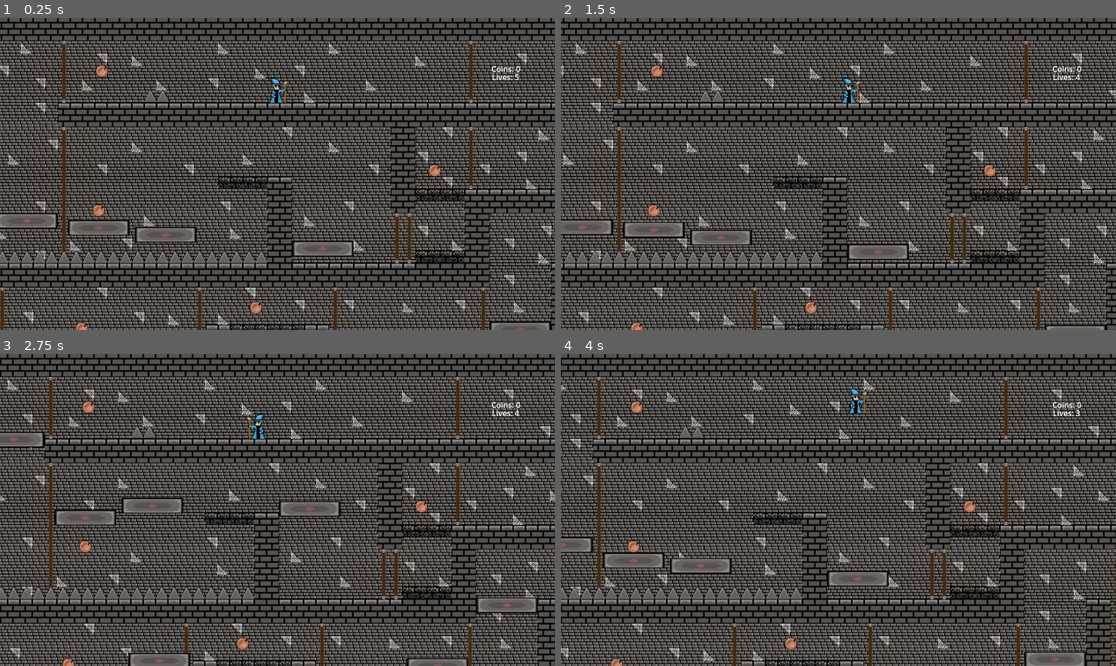
Above: before the commit, frames 1-4 (two rows, left to right).
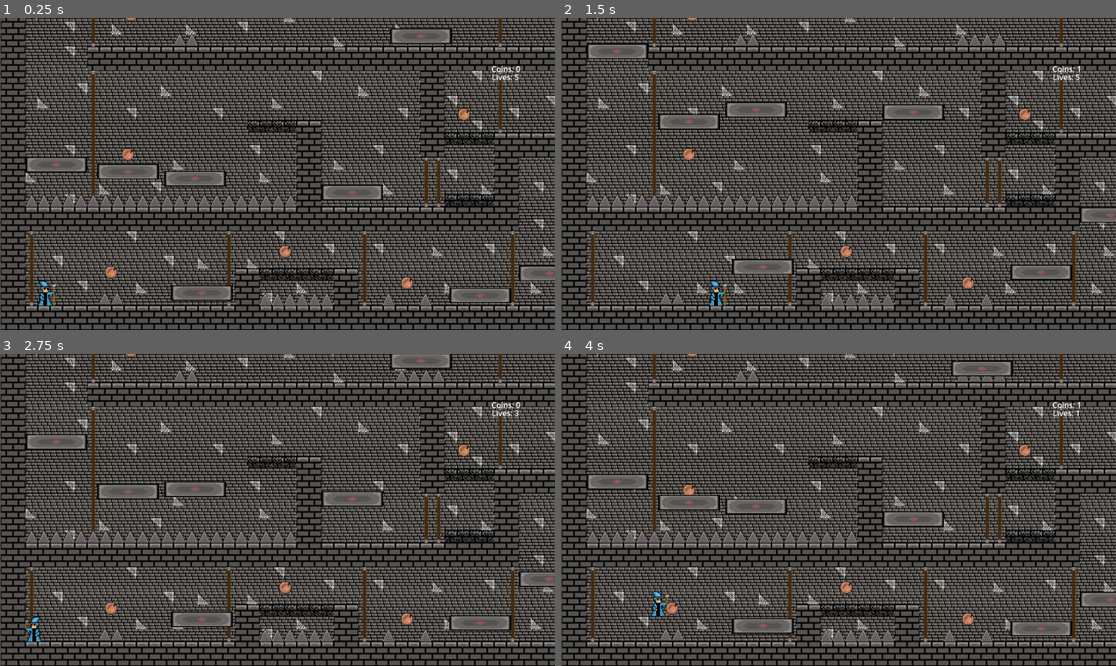
Above: after the commit, the same moments.

Repository: Caleb-Simpson/12DT2-PlatformerGame
Game: Godot game, scene res://Scenes/level.tscn
Same seed, same stepped clock (60 frames per second), same inputs: the game is played once before the commit and once after it.
Inputs:
- Up to frame 1 (0.25 s): no input
- Up to frame 2 (1.5 s): hold D (Right) from 0.53 s (still down); tap Space (Jump) at 0.77 s
- Up to frame 3 (2.75 s): tap Space (Jump) at 1.52 s; release D (Right) at 2.03 s; hold A (Left) from 2.03 s (still down)
- Up to frame 4 (4 s): release A (Left) at 2.78 s; hold D (Right) from 2.78 s (still down); tap Space (Jump) at 3.02, 3.77 s

The runs differ from the first frame. In frame 1, 66% of the frame differs, in the area x 0-100%, y 0-100%; in frame 2, 66%; in frame 3, 66%; in frame 4, 66%.

Commit message:
Final commit

Diff:
--- a/PlatformerGame/Scenes/level.tscn
+++ b/PlatformerGame/Scenes/level.tscn
@@ -83,7 +83,7 @@
 
 [sub_resource type="Curve2D" id="Curve2D_5pf1q"]
 _data = {
-"points": PackedVector2Array(0, 0, 0, 0, 0, 0, 0, 0, 0, 0, -2, 372)
+"points": PackedVector2Array(0, 0, 0, 0, 0, 0, 0, 0, 0, 0, -0.000244141, 354.376)
 }
 point_count = 2
 
@@ -121,7 +121,7 @@
 position = Vector2(5, 0)
 
 [node name="player" parent="." instance=ExtResource("1_skkbp")]
-position = Vector2(382, 265)
+position = Vector2(44, 605)
 speed = 150.0
 jump_velocity = -250.0
 
@@ -152,333 +152,321 @@
 offset_bottom = 119.0
 text = "Coins: "
 
-[node name="Door" parent="." instance=ExtResource("8_oj022")]
+[node name="door" parent="." instance=ExtResource("8_oj022")]
 position = Vector2(1117, 246)
 
-[node name="Spikes" type="Node2D" parent="."]
-
-[node name="Spike" parent="Spikes" instance=ExtResource("4_a5jpe")]
+[node name="spikes" type="Node2D" parent="."]
+
+[node name="Spike" parent="spikes" instance=ExtResource("4_a5jpe")]
 position = Vector2(120, 613)
 
-[node name="Spike1" parent="Spikes" instance=ExtResource("4_a5jpe")]
+[node name="Spike1" parent="spikes" instance=ExtResource("4_a5jpe")]
 position = Vector2(136, 613)
 
-[node name="Spike2" parent="Spikes" instance=ExtResource("4_a5jpe")]
+[node name="Spike2" parent="spikes" instance=ExtResource("4_a5jpe")]
 position = Vector2(328, 614)
 
-[node name="Spike3" parent="Spikes" instance=ExtResource("4_a5jpe")]
+[node name="Spike3" parent="spikes" instance=ExtResource("4_a5jpe")]
 position = Vector2(344, 614)
 
-[node name="Spike4" parent="Spikes" instance=ExtResource("4_a5jpe")]
+[node name="Spike4" parent="spikes" instance=ExtResource("4_a5jpe")]
 position = Vector2(360, 614)
 
-[node name="Spike5" parent="Spikes" instance=ExtResource("4_a5jpe")]
+[node name="Spike5" parent="spikes" instance=ExtResource("4_a5jpe")]
 position = Vector2(376, 614)
 
-[node name="Spike6" parent="Spikes" instance=ExtResource("4_a5jpe")]
+[node name="Spike6" parent="spikes" instance=ExtResource("4_a5jpe")]
 position = Vector2(392, 614)
 
-[node name="Spike7" parent="Spikes" instance=ExtResource("4_a5jpe")]
+[node name="Spike7" parent="spikes" instance=ExtResource("4_a5jpe")]
 position = Vector2(408, 614)
 
-[node name="Spike8" parent="Spikes" instance=ExtResource("4_a5jpe")]
+[node name="Spike8" parent="spikes" instance=ExtResource("4_a5jpe")]
 position = Vector2(488, 614)
 
-[node name="Spike9" parent="Spikes" instance=ExtResource("4_a5jpe")]
+[node name="Spike9" parent="spikes" instance=ExtResource("4_a5jpe")]
 position = Vector2(536, 614)
 
-[node name="Spike10" parent="Spikes" instance=ExtResource("4_a5jpe")]
+[node name="Spike10" parent="spikes" instance=ExtResource("4_a5jpe")]
 position = Vector2(776, 613)
 
-[node name="Spike11" parent="Spikes" instance=ExtResource("4_a5jpe")]
+[node name="Spike11" parent="spikes" instance=ExtResource("4_a5jpe")]
 position = Vector2(792, 613)
 
-[node name="Spike12" parent="Spikes" instance=ExtResource("4_a5jpe")]
+[node name="Spike12" parent="spikes" instance=ExtResource("4_a5jpe")]
 position = Vector2(808, 613)
 
-[node name="Spike13" parent="Spikes" instance=ExtResource("4_a5jpe")]
+[node name="Spike13" parent="spikes" instance=ExtResource("4_a5jpe")]
 position = Vector2(824, 613)
 
-[node name="Spike14" parent="Spikes" instance=ExtResource("4_a5jpe")]
+[node name="Spike14" parent="spikes" instance=ExtResource("4_a5jpe")]
 position = Vector2(840, 613)
 
-[node name="Spike15" parent="Spikes" instance=ExtResource("4_a5jpe")]
+[node name="Spike15" parent="spikes" instance=ExtResource("4_a5jpe")]
 position = Vector2(856, 613)
 
-[node name="Spike16" parent="Spikes" instance=ExtResource("4_a5jpe")]
+[node name="Spike16" parent="spikes" instance=ExtResource("4_a5jpe")]
 position = Vector2(872, 613)
 
-[node name="Spike17" parent="Spikes" instance=ExtResource("4_a5jpe")]
+[node name="Spike17" parent="spikes" instance=ExtResource("4_a5jpe")]
 position = Vector2(888, 613)
 
-[node name="Spike18" parent="Spikes" instance=ExtResource("4_a5jpe")]
+[node name="Spike18" parent="spikes" instance=ExtResource("4_a5jpe")]
 position = Vector2(904, 613)
 
-[node name="Spike19" parent="Spikes" instance=ExtResource("4_a5jpe")]
+[node name="Spike19" parent="spikes" instance=ExtResource("4_a5jpe")]
 position = Vector2(920, 613)
 
-[node name="Spike20" parent="Spikes" instance=ExtResource("4_a5jpe")]
+[node name="Spike20" parent="spikes" instance=ExtResource("4_a5jpe")]
 position = Vector2(936, 613)
 
-[node name="Spike21" parent="Spikes" instance=ExtResource("4_a5jpe")]
+[node name="Spike21" parent="spikes" instance=ExtResource("4_a5jpe")]
 position = Vector2(952, 613)
 
-[node name="Spike22" parent="Spikes" instance=ExtResource("4_a5jpe")]
+[node name="Spike22" parent="spikes" instance=ExtResource("4_a5jpe")]
 position = Vector2(968, 613)
 
-[node name="Spike23" parent="Spikes" instance=ExtResource("4_a5jpe")]
+[node name="Spike23" parent="spikes" instance=ExtResource("4_a5jpe")]
 position = Vector2(984, 613)
 
-[node name="Spike24" parent="Spikes" instance=ExtResource("4_a5jpe")]
+[node name="Spike24" parent="spikes" instance=ExtResource("4_a5jpe")]
 position = Vector2(1000, 613)
 
-[node name="Spike25" parent="Spikes" instance=ExtResource("4_a5jpe")]
+[node name="Spike25" parent="spikes" instance=ExtResource("4_a5jpe")]
 position = Vector2(1016, 613)
 
-[node name="Spike26" parent="Spikes" instance=ExtResource("4_a5jpe")]
+[node name="Spike26" parent="spikes" instance=ExtResource("4_a5jpe")]
 position = Vector2(1032, 613)
 
-[node name="Spike27" parent="Spikes" instance=ExtResource("4_a5jpe")]
+[node name="Spike27" parent="spikes" instance=ExtResource("4_a5jpe")]
 position = Vector2(1048, 613)
 
-[node name="Spike28" parent="Spikes" instance=ExtResource("4_a5jpe")]
+[node name="Spike28" parent="spikes" instance=ExtResource("4_a5jpe")]
 position = Vector2(1064, 613)
 
-[node name="Spike29" parent="Spikes" instance=ExtResource("4_a5jpe")]
+[node name="Spike29" parent="spikes" instance=ExtResource("4_a5jpe")]
 position = Vector2(1080, 613)
 
-[node name="Spike30" parent="Spikes" instance=ExtResource("4_a5jpe")]
+[node name="Spike30" parent="spikes" instance=ExtResource("4_a5jpe")]
 position = Vector2(1096, 613)
 
-[node name="Spike31" parent="Spikes" instance=ExtResource("4_a5jpe")]
+[node name="Spike31" parent="spikes" instance=ExtResource("4_a5jpe")]
 position = Vector2(1112, 613)
 
-[node name="Spike32" parent="Spikes" instance=ExtResource("4_a5jpe")]
+[node name="Spike32" parent="spikes" instance=ExtResource("4_a5jpe")]
 position = Vector2(1128, 613)
 
-[node name="Spike33" parent="Spikes" instance=ExtResource("4_a5jpe")]
+[node name="Spike33" parent="spikes" instance=ExtResource("4_a5jpe")]
 position = Vector2(985, 389)
 
-[node name="Spike34" parent="Spikes" instance=ExtResource("4_a5jpe")]
+[node name="Spike34" parent="spikes" instance=ExtResource("4_a5jpe")]
 position = Vector2(969, 389)
 
-[node name="Spike35" parent="Spikes" instance=ExtResource("4_a5jpe")]
+[node name="Spike35" parent="spikes" instance=ExtResource("4_a5jpe")]
 position = Vector2(809, 389)
 
-[node name="Spike36" parent="Spikes" instance=ExtResource("4_a5jpe")]
+[node name="Spike36" parent="spikes" instance=ExtResource("4_a5jpe")]
 position = Vector2(793, 389)
 
-[node name="Spike37" parent="Spikes" instance=ExtResource("4_a5jpe")]
+[node name="Spike37" parent="spikes" instance=ExtResource("4_a5jpe")]
 position = Vector2(616, 485)
 
-[node name="Spike38" parent="Spikes" instance=ExtResource("4_a5jpe")]
+[node name="Spike38" parent="spikes" instance=ExtResource("4_a5jpe")]
 position = Vector2(600, 485)
 
-[node name="Spike39" parent="Spikes" instance=ExtResource("4_a5jpe")]
+[node name="Spike39" parent="spikes" instance=ExtResource("4_a5jpe")]
 position = Vector2(584, 485)
 
-[node name="Spike40" parent="Spikes" instance=ExtResource("4_a5jpe")]
+[node name="Spike40" parent="spikes" instance=ExtResource("4_a5jpe")]
 position = Vector2(569, 485)
 
-[node name="Spike41" parent="Spikes" instance=ExtResource("4_a5jpe")]
+[node name="Spike41" parent="spikes" instance=ExtResource("4_a5jpe")]
 position = Vector2(361, 486)
 
-[node name="Spike42" parent="Spikes" instance=ExtResource("4_a5jpe")]
+[node name="Spike42" parent="spikes" instance=ExtResource("4_a5jpe")]
 position = Vector2(345, 486)
 
-[node name="Spike43" parent="Spikes" instance=ExtResource("4_a5jpe")]
+[node name="Spike43" parent="spikes" instance=ExtResource("4_a5jpe")]
 position = Vector2(329, 486)
 
-[node name="Spike44" parent="Spikes" instance=ExtResource("4_a5jpe")]
+[node name="Spike44" parent="spikes" instance=ExtResource("4_a5jpe")]
 position = Vector2(313, 486)
 
-[node name="Spike45" parent="Spikes" instance=ExtResource("4_a5jpe")]
+[node name="Spike45" parent="spikes" instance=ExtResource("4_a5jpe")]
 position = Vector2(297, 486)
 
-[node name="Spike46" parent="Spikes" instance=ExtResource("4_a5jpe")]
+[node name="Spike46" parent="spikes" instance=ExtResource("4_a5jpe")]
 position = Vector2(281, 486)
 
-[node name="Spike47" parent="Spikes" instance=ExtResource("4_a5jpe")]
+[node name="Spike47" parent="spikes" instance=ExtResource("4_a5jpe")]
 position = Vector2(265, 486)
 
-[node name="Spike48" parent="Spikes" instance=ExtResource("4_a5jpe")]
+[node name="Spike48" parent="spikes" instance=ExtResource("4_a5jpe")]
 position = Vector2(249, 486)
 
-[node name="Spike49" parent="Spikes" instance=ExtResource("4_a5jpe")]
+[node name="Spike49" parent="spikes" instance=ExtResource("4_a5jpe")]
 position = Vector2(233, 486)
 
-[node name="Spike50" parent="Spikes" instance=ExtResource("4_a5jpe")]
+[node name="Spike50" parent="spikes" instance=ExtResource("4_a5jpe")]
 position = Vector2(217, 486)
 
-[node name="Spike51" parent="Spikes" instance=ExtResource("4_a5jpe")]
+[node name="Spike51" parent="spikes" instance=ExtResource("4_a5jpe")]
 position = Vector2(201, 486)
 
-[node name="Spike52" parent="Spikes" instance=ExtResource("4_a5jpe")]
+[node name="Spike52" parent="spikes" instance=ExtResource("4_a5jpe")]
 position = Vector2(185, 486)
 
-[node name="Spike53" parent="Spikes" instance=ExtResource("4_a5jpe")]
+[node name="Spike53" parent="spikes" instance=ExtResource("4_a5jpe")]
 position = Vector2(169, 486)
 
-[node name="Spike54" parent="Spikes" instance=ExtResource("4_a5jpe")]
+[node name="Spike54" parent="spikes" instance=ExtResource("4_a5jpe")]
 position = Vector2(153, 486)
 
-[node name="Spike55" parent="Spikes" instance=ExtResource("4_a5jpe")]
+[node name="Spike55" parent="spikes" instance=ExtResource("4_a5jpe")]
 position = Vector2(137, 486)
 
-[node name="Spike56" parent="Spikes" instance=ExtResource("4_a5jpe")]
+[node name="Spike56" parent="spikes" instance=ExtResource("4_a5jpe")]
 position = Vector2(121, 486)
 
-[node name="Spike57" parent="Spikes" instance=ExtResource("4_a5jpe")]
+[node name="Spike57" parent="spikes" instance=ExtResource("4_a5jpe")]
 position = Vector2(105, 486)
 
-[node name="Spike58" parent="Spikes" instance=ExtResource("4_a5jpe")]
+[node name="Spike58" parent="spikes" instance=ExtResource("4_a5jpe")]
 position = Vector2(89, 486)
 
-[node name="Spike59" parent="Spikes" instance=ExtResource("4_a5jpe")]
+[node name="Spike59" parent="spikes" instance=ExtResource("4_a5jpe")]
 position = Vector2(73, 486)
 
-[node name="Spike60" parent="Spikes" instance=ExtResource("4_a5jpe")]
+[node name="Spike60" parent="spikes" instance=ExtResource("4_a5jpe")]
 position = Vector2(57, 486)
 
-[node name="Spike61" parent="Spikes" instance=ExtResource("4_a5jpe")]
+[node name="Spike61" parent="spikes" instance=ExtResource("4_a5jpe")]
 position = Vector2(41, 486)
 
-[node name="Spike62" parent="Spikes" instance=ExtResource("4_a5jpe")]
+[node name="Spike62" parent="spikes" instance=ExtResource("4_a5jpe")]
 position = Vector2(25, 486)
 
-[node name="Spike63" parent="Spikes" instance=ExtResource("4_a5jpe")]
+[node name="Spike63" parent="spikes" instance=ExtResource("4_a5jpe")]
 position = Vector2(217, 277)
 
-[node name="Spike64" parent="Spikes" instance=ExtResource("4_a5jpe")]
+[node name="Spike64" parent="spikes" instance=ExtResource("4_a5jpe")]
 position = Vector2(233, 277)
 
-[node name="Spike65" parent="Spikes" instance=ExtResource("4_a5jpe")]
-visible = false
+[node name="Spike65" parent="spikes" instance=ExtResource("4_a5jpe")]
 position = Vector2(505, 277)
 
-[node name="Spike66" parent="Spikes" instance=ExtResource("4_a5jpe")]
-visible = false
+[node name="Spike66" parent="spikes" instance=ExtResource("4_a5jpe")]
 position = Vector2(521, 277)
 
-[node name="Spike67" parent="Spikes" instance=ExtResource("4_a5jpe")]
-visible = false
+[node name="Spike67" parent="spikes" instance=ExtResource("4_a5jpe")]
 position = Vector2(537, 277)
 
-[node name="Spike68" parent="Spikes" instance=ExtResource("4_a5jpe")]
-visible = false
+[node name="Spike68" parent="spikes" instance=ExtResource("4_a5jpe")]
 position = Vector2(553, 277)
 
-[node name="Spike69" parent="Spikes" instance=ExtResource("4_a5jpe")]
-visible = false
+[node name="Spike69" parent="spikes" instance=ExtResource("4_a5jpe")]
 position = Vector2(505, 214)
 rotation = -3.14159
 
-[node name="Spike70" parent="Spikes" instance=ExtResource("4_a5jpe")]
-visible = false
+[node name="Spike70" parent="spikes" instance=ExtResource("4_a5jpe")]
 position = Vector2(521, 214)
 rotation = -3.14159
 
-[node name="Spike71" parent="Spikes" instance=ExtResource("4_a5jpe")]
-visible = false
+[node name="Spike71" parent="spikes" instance=ExtResource("4_a5jpe")]
 position = Vector2(537, 214)
 rotation = 3.14159
 
-[node name="Spike72" parent="Spikes" instance=ExtResource("4_a5jpe")]
-visible = false
+[node name="Spike72" parent="spikes" instance=ExtResource("4_a5jpe")]
 position = Vector2(553, 214)
 rotation = 3.14159
 
-[node name="Spike73" parent="Spikes" instance=ExtResource("4_a5jpe")]
-visible = false
+[node name="Spike73" parent="spikes" instance=ExtResource("4_a5jpe")]
 position = Vector2(809, 277)
 
-[node name="Spike74" parent="Spikes" instance=ExtResource("4_a5jpe")]
-visible = false
+[node name="Spike74" parent="spikes" instance=ExtResource("4_a5jpe")]
 position = Vector2(825, 277)
 
-[node name="Coins" type="Node2D" parent="."]
-
-[node name="Coin" parent="Coins" instance=ExtResource("5_w3sxu")]
+[node name="coins" type="Node2D" parent="."]
+
+[node name="Coin" parent="coins" instance=ExtResource("5_w3sxu")]
 position = Vector2(128, 579)
 
-[node name="Coin2" parent="Coins" instance=ExtResource("5_w3sxu")]
+[node name="Coin2" parent="coins" instance=ExtResource("5_w3sxu")]
 position = Vector2(354, 552)
 
-[node name="Coin3" parent="Coins" instance=ExtResource("5_w3sxu")]
+[node name="Coin3" parent="coins" instance=ExtResource("5_w3sxu")]
 position = Vector2(512, 593)
 
-[node name="Coin4" parent="Coins" instance=ExtResource("5_w3sxu")]
+[node name="Coin4" parent="coins" instance=ExtResource("5_w3sxu")]
 position = Vector2(914, 531)
 
-[node name="Coin5" parent="Coins" instance=ExtResource("5_w3sxu")]
+[node name="Coin5" parent="coins" instance=ExtResource("5_w3sxu")]
 position = Vector2(1024, 367)
 
-[node name="Coin6" parent="Coins" instance=ExtResource("5_w3sxu")]
+[node name="Coin6" parent="coins" instance=ExtResource("5_w3sxu")]
 position = Vector2(586, 374)
 
-[node name="Coin7" parent="Coins" instance=ExtResource("5_w3sxu")]
+[node name="Coin7" parent="coins" instance=ExtResource("5_w3sxu")]
 position = Vector2(150, 426)
 
-[node name="Coin8" parent="Coins" instance=ExtResource("5_w3sxu")]
+[node name="Coin8" parent="coins" instance=ExtResource("5_w3sxu")]
 position = Vector2(154, 245)
 
-[node name="Coin9" parent="Coins" instance=ExtResource("5_w3sxu")]
-visible = false
+[node name="Coin9" parent="coins" instance=ExtResource("5_w3sxu")]
 position = Vector2(530, 238)
 
-[node name="Coin10" parent="Coins" instance=ExtResource("5_w3sxu")]
-visible = false
+[node name="Coin10" parent="coins" instance=ExtResource("5_w3sxu")]
 position = Vector2(973, 253)
 
-[node name="Disappearing_Platforms" type="Node2D" parent="."]
-
-[node name="Disappearing_Platform" parent="Disappearing_Platforms" instance=ExtResource("6_q8sw0")]
+[node name="disappearing_platforms" type="Node2D" parent="."]
+
+[node name="Disappearing_Platform" parent="disappearing_platforms" instance=ExtResource("6_q8sw0")]
 position = Vector2(337, 582)
 
-[node name="Disappearing_Platform2" parent="Disappearing_Platforms" instance=ExtResource("6_q8sw0")]
+[node name="Disappearing_Platform2" parent="disappearing_platforms" instance=ExtResource("6_q8sw0")]
 position = Vector2(369, 582)
 
-[node name="Disappearing_Platform3" parent="Disappearing_Platforms" instance=ExtResource("6_q8sw0")]
+[node name="Disappearing_Platform3" parent="disappearing_platforms" instance=ExtResource("6_q8sw0")]
 position = Vector2(401, 582)
 
-[node name="Disappearing_Platform4" parent="Disappearing_Platforms" instance=ExtResource("6_q8sw0")]
+[node name="Disappearing_Platform4" parent="disappearing_platforms" instance=ExtResource("6_q8sw0")]
 position = Vector2(914, 565)
 
-[node name="Disappearing_Platform5" parent="Disappearing_Platforms" instance=ExtResource("6_q8sw0")]
+[node name="Disappearing_Platform5" parent="disappearing_platforms" instance=ExtResource("6_q8sw0")]
 position = Vector2(609, 406)
 
-[node name="Disappearing_Platform6" parent="Disappearing_Platforms" instance=ExtResource("6_q8sw0")]
+[node name="Disappearing_Platform6" parent="disappearing_platforms" instance=ExtResource("6_q8sw0")]
 position = Vector2(577, 406)
 
-[node name="Disappearing_Platform7" parent="Disappearing_Platforms" instance=ExtResource("6_q8sw0")]
+[node name="Disappearing_Platform7" parent="disappearing_platforms" instance=ExtResource("6_q8sw0")]
 position = Vector2(609, 486)
 
-[node name="Disappearing_Platform8" parent="Disappearing_Platforms" instance=ExtResource("6_q8sw0")]
+[node name="Disappearing_Platform8" parent="disappearing_platforms" instance=ExtResource("6_q8sw0")]
 position = Vector2(577, 486)
 
-[node name="Disappearing_Platform9" parent="Disappearing_Platforms" instance=ExtResource("6_q8sw0")]
+[node name="Disappearing_Platform9" parent="disappearing_platforms" instance=ExtResource("6_q8sw0")]
 position = Vector2(353, 390)
 
-[node name="Disappearing_Platform10" parent="Disappearing_Platforms" instance=ExtResource("6_q8sw0")]
+[node name="Disappearing_Platform10" parent="disappearing_platforms" instance=ExtResource("6_q8sw0")]
 position = Vector2(321, 390)
 
-[node name="Moving_Platforms" type="Node2D" parent="."]
-
-[node name="Moving_Platform" parent="Moving_Platforms" instance=ExtResource("7_rjdg4")]
+[node name="moving_platforms" type="Node2D" parent="."]
+
+[node name="Moving_Platform" parent="moving_platforms" instance=ExtResource("7_rjdg4")]
 position = Vector2(246, 608)
 scale = Vector2(0.5, 0.25)
 curve = SubResource("Curve2D_koj1e")
 loop = false
 speed_scale = 1.2
 
-[node name="Moving_Platform2" parent="Moving_Platforms" instance=ExtResource("7_rjdg4")]
+[node name="Moving_Platform2" parent="moving_platforms" instance=ExtResource("7_rjdg4")]
 position = Vector2(607, 611)
 scale = Vector2(0.5, 0.243056)
 curve = SubResource("Curve2D_usq8o")
 loop = false
 speed_scale = 1.2
 
-[node name="Moving_Platform3" parent="Moving_Platforms" instance=ExtResource("7_rjdg4")]
+[node name="Moving_Platform3" parent="moving_platforms" instance=ExtResource("7_rjdg4")]
 position = Vector2(697, 587)
 rotation = 3.14159
 scale = Vector2(0.5, 0.25)
@@ -486,60 +474,58 @@
 loop = false
 speed_scale = 1.5
 
-[node name="Moving_Platform4" parent="Moving_Platforms" instance=ExtResource("7_rjdg4")]
+[node name="Moving_Platform4" parent="moving_platforms" instance=ExtResource("7_rjdg4")]
 position = Vector2(829, 580)
 rotation = 3.14159
 scale = Vector2(0.5, 0.25)
 curve = SubResource("Curve2D_1wetk")
 loop = false
+speed_scale = 1.2
+
+[node name="Moving_Platform6" parent="moving_platforms" instance=ExtResource("7_rjdg4")]
+position = Vector2(1005, 571)
+scale = Vector2(0.5, 0.25)
+curve = SubResource("Curve2D_gond6")
+loop = false
+
+[node name="Moving_Platform7" parent="moving_platforms" instance=ExtResource("7_rjdg4")]
+position = Vector2(1097, 498)
+rotation = 3.14159
+scale = Vector2(0.5, 0.237036)
+curve = SubResource("Curve2D_5pf1q")
+loop = false
+speed_scale = 1.2
+
+[node name="Moving_Platform8" parent="moving_platforms" instance=ExtResource("7_rjdg4")]
+position = Vector2(441, 481)
+scale = Vector2(0.5, 0.25)
+curve = SubResource("Curve2D_eq2hm")
+loop = false
+speed_scale = 1.2
+
+[node name="Moving_Platform9" parent="moving_platforms" instance=ExtResource("7_rjdg4")]
+position = Vector2(238, 463)
+scale = Vector2(0.5, 0.25)
+curve = SubResource("Curve2D_r77rp")
+loop = false
+speed_scale = 1.2
+
+[node name="Moving_Platform10" parent="moving_platforms" instance=ExtResource("7_rjdg4")]
+position = Vector2(150, 453)
+rotation = 3.14159
+scale = Vector2(0.5, 0.25)
+curve = SubResource("Curve2D_4wmnr")
+loop = false
+
+[node name="Moving_Platform11" parent="moving_platforms" instance=ExtResource("7_rjdg4")]
+position = Vector2(57, 452)
+rotation = 3.14159
+scale = Vector2(0.5, 0.25)
+curve = SubResource("Curve2D_ro46v")
+loop = false
 speed_scale = 1.5
 
-[node name="Moving_Platform6" parent="Moving_Platforms" instance=ExtResource("7_rjdg4")]
-position = Vector2(1005, 571)
-scale = Vector2(0.5, 0.25)
-curve = SubResource("Curve2D_gond6")
-loop = false
-speed_scale = 1.2
-
-[node name="Moving_Platform7" parent="Moving_Platforms" instance=ExtResource("7_rjdg4")]
-position = Vector2(1097, 493)
-rotation = 3.14159
-scale = Vector2(0.5, 0.25)
-curve = SubResource("Curve2D_5pf1q")
-loop = false
-speed_scale = 1.5
-
-[node name="Moving_Platform8" parent="Moving_Platforms" instance=ExtResource("7_rjdg4")]
-position = Vector2(441, 481)
-scale = Vector2(0.5, 0.25)
-curve = SubResource("Curve2D_eq2hm")
-loop = false
-speed_scale = 1.2
-
-[node name="Moving_Platform9" parent="Moving_Platforms" instance=ExtResource("7_rjdg4")]
-position = Vector2(238, 463)
-scale = Vector2(0.5, 0.25)
-curve = SubResource("Curve2D_r77rp")
-loop = false
-speed_scale = 1.2
-
-[node name="Moving_Platform10" parent="Moving_Platforms" instance=ExtResource("7_rjdg4")]
-position = Vector2(150, 453)
-rotation = 3.14159
-scale = Vector2(0.5, 0.25)
-curve = SubResource("Curve2D_4wmnr")
-loop = false
-
-[node name="Moving_Platform11" parent="Moving_Platforms" instance=ExtResource("7_rjdg4")]
-position = Vector2(57, 452)
-rotation = 3.14159
-scale = Vector2(0.5, 0.25)
-curve = SubResource("Curve2D_ro46v")
-loop = false
-speed_scale = 1.5
-
-[node name="Moving_Platform12" parent="Moving_Platforms" instance=ExtResource("7_rjdg4")]
-visible = false
+[node name="Moving_Platform12" parent="moving_platforms" instance=ExtResource("7_rjdg4")]
 position = Vector2(530, 274)
 scale = Vector2(0.5, 0.25)
 curve = SubResource("Curve2D_sedgj")
Not shown: 1 places in PlatformerGame/Scenes/Player.tscn that only renumber resources
